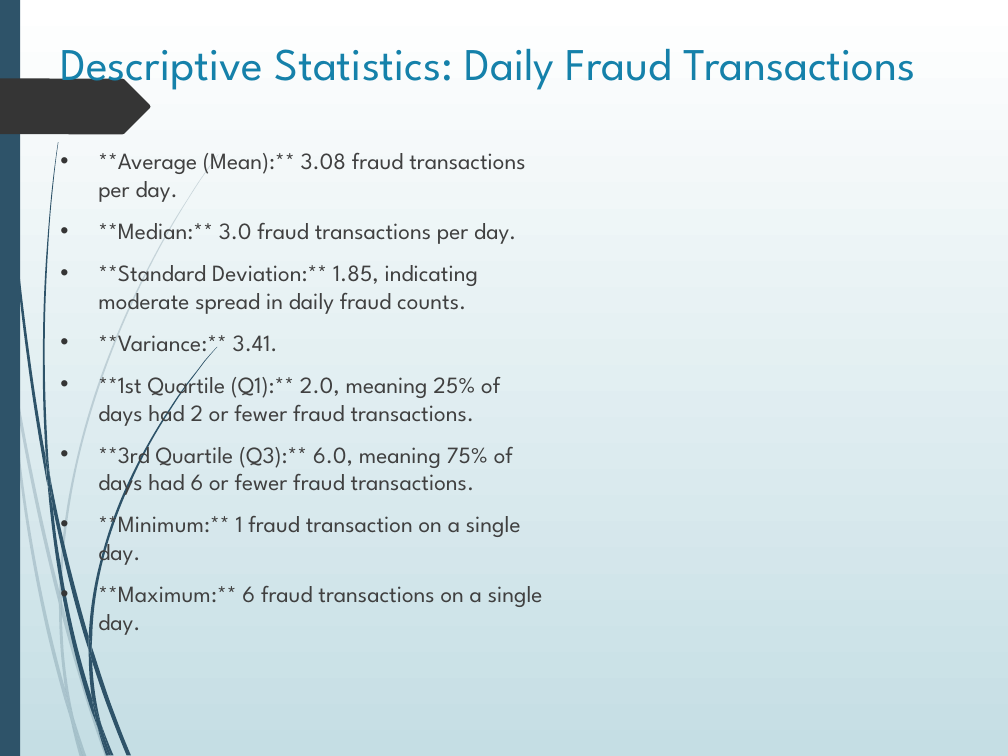
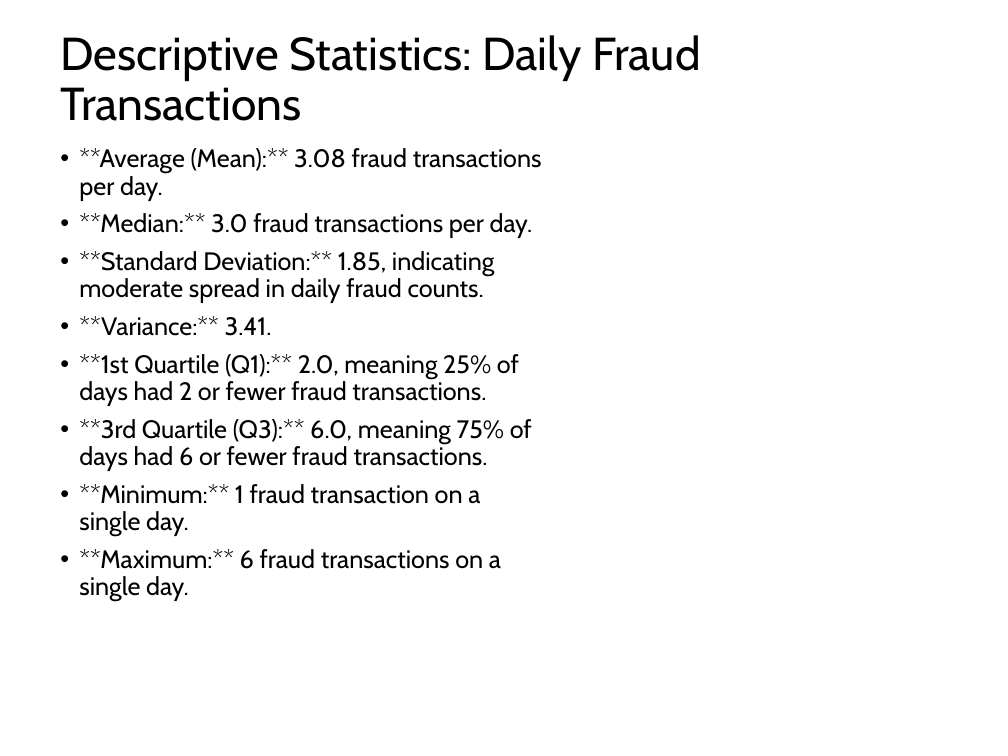
Before and after one commit to evan-gloria/fraud-reasoning-engine, a slide deck: slide 5 of ui/static/templates/theme.pptx. Drawn at 1008x756 pixels with LibreOffice and Linux fonts; fonts in the diff are those of the drawing. Boxes give left, top, right and bottom in pixels: in the first picture for what was removed or moved away, otherwise in the second. Text is boxed around its words. In the diff, an @@ line names an element or a change of style, - is before the commit and + after.

```diff
--- a/ui/static/templates/theme.pptx
+++ b/ui/static/templates/theme.pptx
@@ background gradient #FFFFFF to #C5DEE5 to #FFFFFF @@
@@ rectangle removed at [0, 0, 20, 756] @@
@@ title "Descriptive Statistics: Daily Fraud Transactions" at [60, 35, 701, 121]: size 32.4 to 33 pt, font League Spartan to Cabin, text colour #1581AA to #000000; line spacing 1 to 0.9; vertical alignment top to middle @@
@@ freeform shape removed at [0, 79, 150, 135] @@
@@ text "**Average (Mean):** 3.08 fraud transactions ..." at [79, 148, 542, 601]: size 16.6 to 18 pt, font League Spartan to Cabin, text colour #404040 to #000000; indent changed; line spacing 1 to 0.9; less space between paragraphs @@
@@ group removed at [0, 154, 219, 756]: 10 freeform shapes @@
@@ group removed at [2, 0, 218, 756]: 12 freeform shapes @@
```
Also in this commit, not shown: 4 other slides changed, 6 other files.
